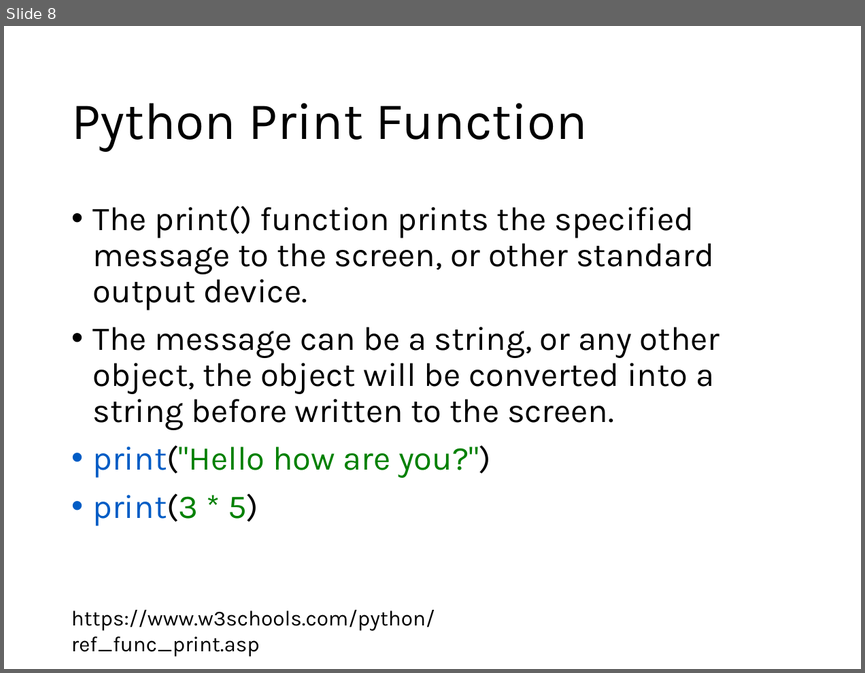
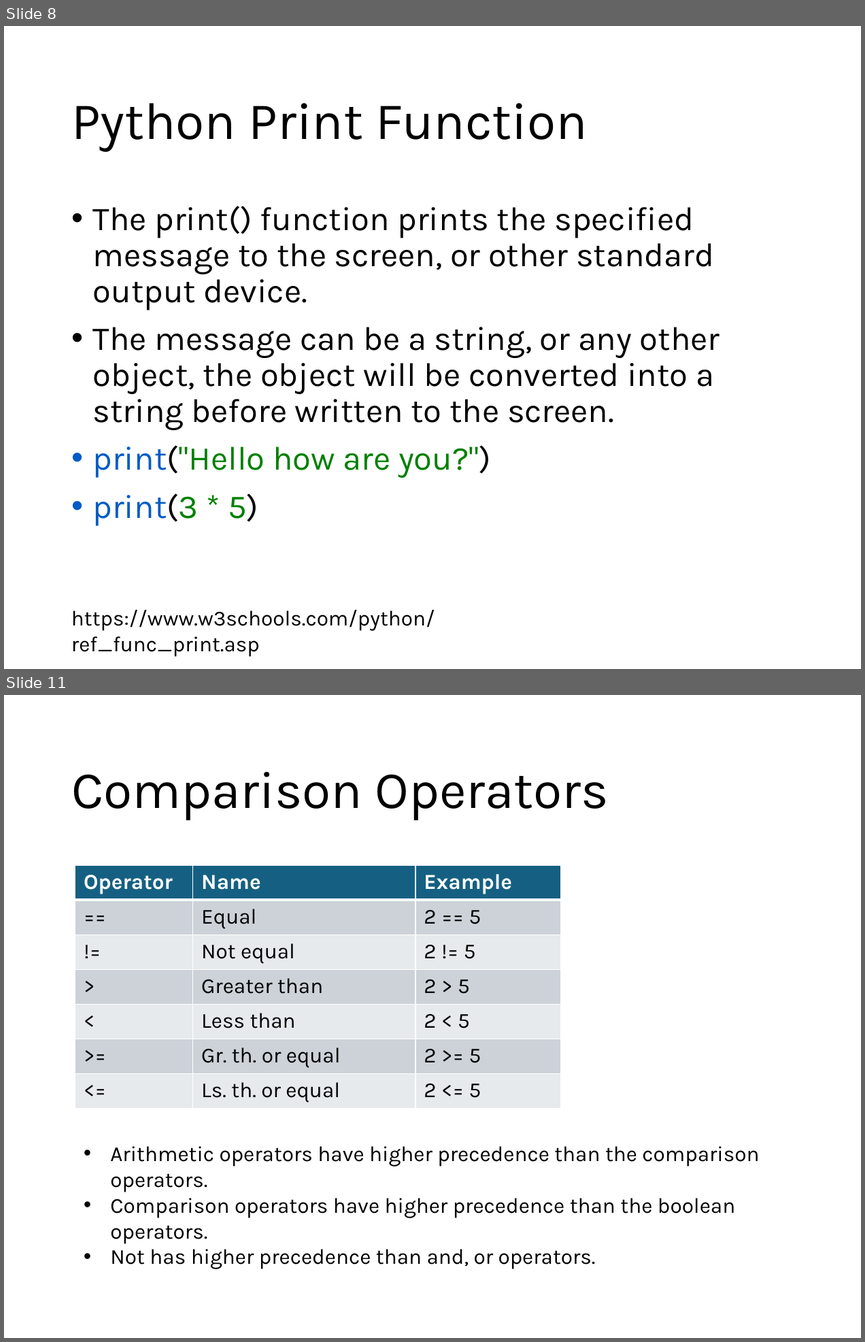
Before and after one commit to ihpar/bit_chem, a slide deck: lecture_notes/BIT_1.pptx. Shown one above the other, each under a label of ours: slide 8 before the commit, slides 8 and 11 after it; the slides between them are not shown. The pictures are 865x673 and 865x1342 pixels, drawn with LibreOffice and Linux fonts; fonts in the diff are those of the drawing. Boxes give left, top, right and bottom in pixels: in the first picture for what was removed or moved away, otherwise in the second. Text is boxed around its words. In the diff, an @@ line names an element or a change of style, - is before the commit and + after.

```diff
--- a/lecture_notes/BIT_1.pptx
+++ b/lecture_notes/BIT_1.pptx
@@ slide 11 added at [4,695,861,1338], background #FFFFFF @@
@@ title added at [71,772,609,820], 44 pt, text #000000 @@
+Comparison Operators
@@ table added at [75,864,561,1108], 7 rows, 3 columns @@
+Operator | Name | Example
+== | Equal | 2 == 5
+!= | Not equal | 2 != 5
+> | Greater than | 2 > 5
+< | Less than | 2 < 5
+>= | Gr. th. or equal | 2 >= 5
+<= | Ls. th. or equal | 2 <= 5
@@ text added at [110,1146,759,1269], 18 pt, text #000000 @@
+• Arithmetic operators have higher precedence than the comparison operators.
+• Comparison operators have higher precedence than the boolean operators.
+• Not has higher precedence than and, or operators.
```
Also in this commit, not shown: 3 other slides added.
